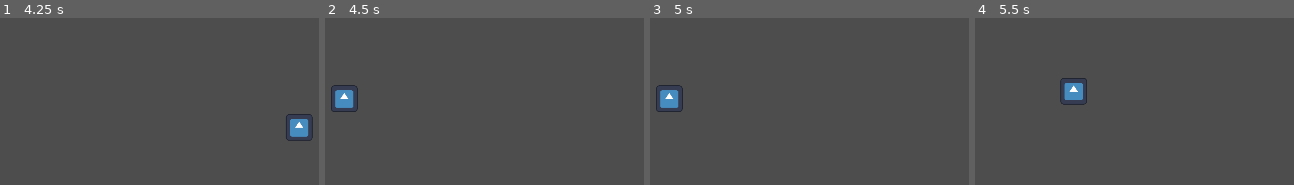
Above: before the commit, frames 1-4 (left to right).
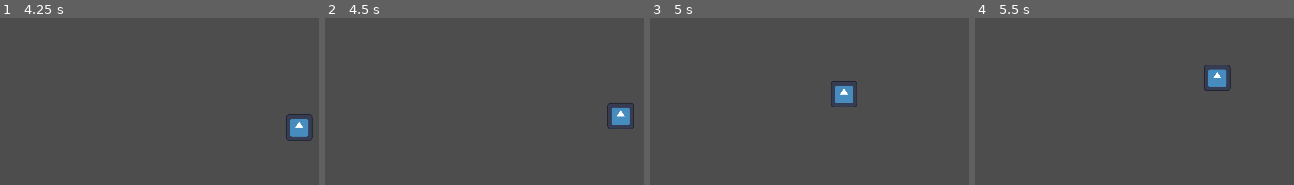
Above: after the commit, the same moments.

Repository: Relapson/Point-N-Click
Game: Godot game, scene res://main.tscn
The game is run twice, just before and just after one commit, with the same random seed, the same clock (stepped at 60 frames per second) and the same inputs. The engine's default icon, where the game draws it, is replaced by a stand-in: a white triangle on a blue panel in a dark square.
Inputs (mouse positions are in pixels of both pictures, inside the frame that each line leads up to):
- Up to frame 1 (4.25 s): tap Enter at 0.5 s; move the mouse to (outside the picture) at 0.52 s; click (outside the picture) at 0.6 s; move the mouse to (44, 99) at 1.27 s; right-click (44, 99) at 1.35 s; click (44, 99) at 1.42 s; move the mouse to (outside the picture) at 2.02 s; click (outside the picture) at 2.1 s; move the mouse to (165, 166) at 2.77 s; right-click (165, 166) at 2.85 s; click (165, 166) at 2.92 s; move the mouse to (outside the picture) at 3.52 s; click (outside the picture) at 3.6 s
- Up to frame 2 (4.5 s): move the mouse to (outside the picture) at 4.27 s; right-click (outside the picture) at 4.35 s; click (outside the picture) at 4.42 s
- Up to frame 3 (5 s): no input
- Up to frame 4 (5.5 s): move the mouse to (1220, 78) at 5.02 s; click (1220, 78) at 5.1 s

Frame 1 is identical in both runs. In frame 2, 1.6% of the frame differs, in the area x 1-97%, y 40-67%; in frame 3, 1.6%; in frame 4, 1.7%, in the area x 26-81%, y 28-53%.

Commit message:
leave_area_hotspots done (vorerst)

Diff:
--- a/Control/leave_area_hotspot.gd
+++ b/Control/leave_area_hotspot.gd
@@ -1,45 +1,36 @@
 extends Area2D
 
-@export_file var next_room # ERROR: nicht die packed scene, sondern den pfad dazu referenzieren
-@export var exit_position: Vector2
-#@export var room_name: String = "" optional vielleicht
-var showing = false
+@export_file var next_room # pfad zur scene
+@export var exit_position: Vector2 # stelle zum wiedereintritt
 var body_in_area = false
-var clicked_area = false
-# area left variable einführen, damit spieler durch die selbe stelle den bereich verlassen/betreten kann
+var clicked = false # TODO: geht vielleicht besser, funktioniert aber
 
 func _ready():
 	$RoomName.set_text(next_room if next_room != null else "")
 	$RoomName.hide()
 
-# wenn nicht im bereich geklickt wurde -> false
-#func _input(event):
-#	if event is InputEventMouseButton:
-#		if event.get_button_index() == 1:
-#			clicked_area = false
+func _process(delta):
+	if clicked and body_in_area:
+		await get_tree().create_timer(0.2).timeout # TODO: kurz warten bevor szene gewechselt wird - evtl auch animation abspielen/abwarten dann
+		RoomLoader.goto_scene(next_room)
+		return
 
 # wenn im bereich geklickt wurde -> true
 func _on_input_event(_viewport, event, _shape_idx):
-	# check for doubleclick for instant scene transition
 	if event is InputEventMouseButton:
+		clicked = true
+		# check for doubleclick for instant scene transition
 		if event.double_click:
+			clicked = false
 			RoomLoader.goto_scene(next_room)
 			return
-		if event.get_button_index() == 1:
-			clicked_area = true
-		if (event.get_button_index() == 1 and body_in_area) or clicked_area:
-			body_in_area = false
-			clicked_area = false
-			RoomLoader.goto_scene(next_room)
-			return
+		if event.get_button_index() == 1 and body_in_area:
+			clicked = true
 
-# zusätzlich prüfen ob bereich geklickt wurde
 func _on_player_body_entered(body):
 	if body.name == "Player":
 		body_in_area = true
-		print(body_in_area)
 
 func _on_player_body_exited(body):
 	if body.name == "Player":
 		body_in_area = false
-		print(body_in_area)
--- a/main.tscn
+++ b/main.tscn
@@ -49,7 +49,7 @@
 next_room = "res://scene_3.tscn"
 
 [node name="CollisionPolygon2D" parent="LeaveAreaHotspot2" index="0"]
-polygon = PackedVector2Array(676, 366, 690, 781, 1128, 675, 991, 495)
+polygon = PackedVector2Array(645, 391, 679, 718, 852, 700, 817, 377)
 
 [connection signal="mouse_entered" from="ClickableArea" to="ClickableArea" method="_on_mouse_entered" flags=18]
 [connection signal="mouse_exited" from="ClickableArea" to="ClickableArea" method="_on_mouse_exited" flags=18]
